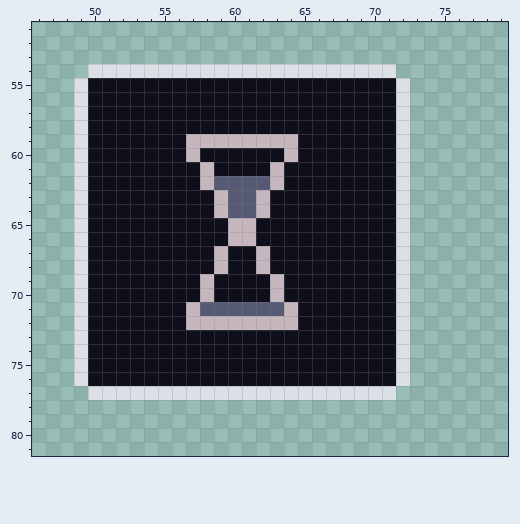
One commit to this pixel-art file: Assets/Asset/UI/Icons/Ab_Icons.aseprite. That is the earlier state.
128x128 pixels, 1 frame. Shown: x 46..79, y 51..81.
Now the later version:
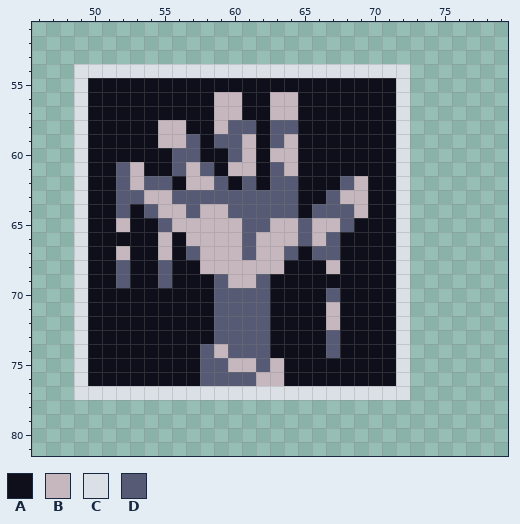
Palette (. is transparent): A #0f0f1b  B #c6b7be  C #dbe0e7  D #565a75
The commit says: Ability Regenesis Added
Change:
layer "StopTime" now shown
layer "Health Plus" added
layer "Regenesis" added
Layer "Regenesis":
y 54: x 49 . -> C; x 72 . -> C
y 56..57: x 59..60 AA -> BB; x 63..64 AA -> BB
y 58: x 55..56 AA -> BB; x 59..61 AAA -> BDD; x 63..64 AA -> DD
y 59: x 55..60 AABBBB -> BBDADD; x 62..63 BB -> AD
y 60: x 56..57 AB -> DD; x 60..61 AA -> DB; x 63 A -> B
y 61: x 52..53 AA -> DB; x 56..58 AAB -> DBD; x 60..61 AA -> BB; x 63..64 BA -> DB
y 62: x 52..55 AAAA -> DBDD; x 57 A -> B; x 60 D -> A; x 62..64 DBA -> ADD; x 68..69 AA -> DB
y 63: x 52..59 AAAAAAAB -> DDBBDDDD; x 62..64 BAA -> DDD; x 67..69 AAA -> DBB
y 64: x 52 A -> D; x 54..58 AAAAA -> DBBDB; x 62..64 BAA -> DDD; x 66..69 AAAA -> DDDB
y 65: x 52 A -> B; x 55..59 AAAAA -> DBBBB; x 61..68 BAAAAAAA -> DDBBDBBD
y 66: x 55 A -> B; x 57..59 AAA -> BBB; x 61..67 BAAAAAA -> DBBBDBD
y 67: x 52 A -> B; x 55 A -> B; x 57..58 AA -> DB; x 60..61 AA -> BD; x 63..64 AA -> BD; x 66..67 AA -> DD
y 68: x 52 A -> D; x 55 A -> D; x 58 A -> B; x 60..61 AA -> BB; x 63 A -> B; x 67 A -> B
y 69: x 52 A -> D; x 55 A -> D; x 58..63 BAAAAB -> ADBBDA
y 70: x 58..63 BAAAAB -> ADDDDA; x 67 A -> D
y 71: x 57..58 BD -> AA; x 63..64 DB -> AA; x 67 A -> B
y 72: x 57..64 BBBBBBBB -> AADDDDAA; x 67 A -> B
y 73: x 59..62 AAAA -> DDDD; x 67 A -> D
y 74: x 58..62 AAAAA -> DBDDD; x 67 A -> D
y 75: x 58..63 AAAAAA -> DDBBDB
y 76: x 58..63 AAAAAA -> DDDDBB
y 77: x 49 . -> C; x 72 . -> C
Changed places in both pictures, as pixel boxes (x1, y1, x2, y2):
added: (74, 64, 88, 78)
added: (396, 64, 410, 78)
changed: (116, 92, 410, 400)
added: (74, 386, 88, 400)
